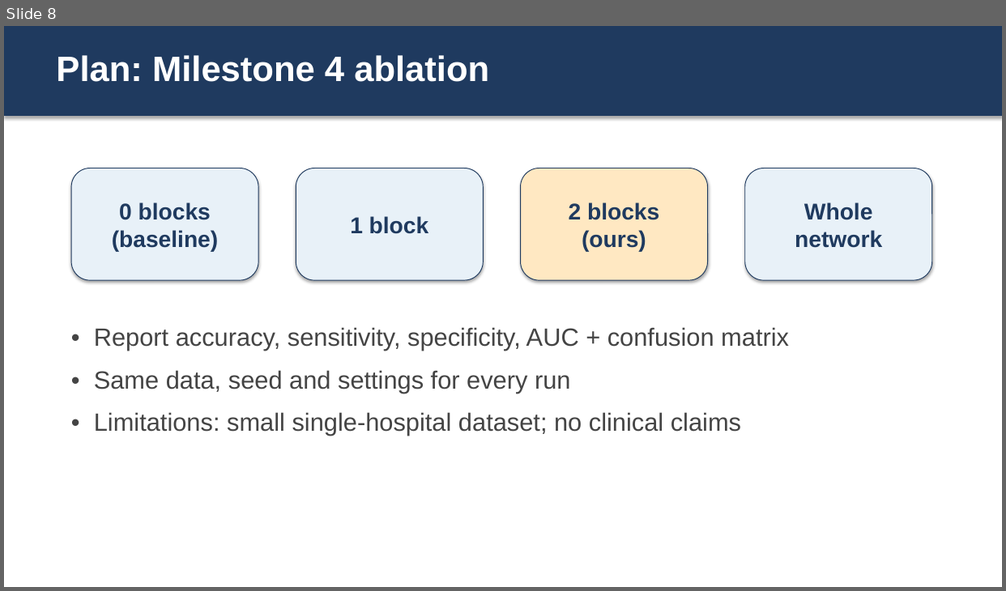
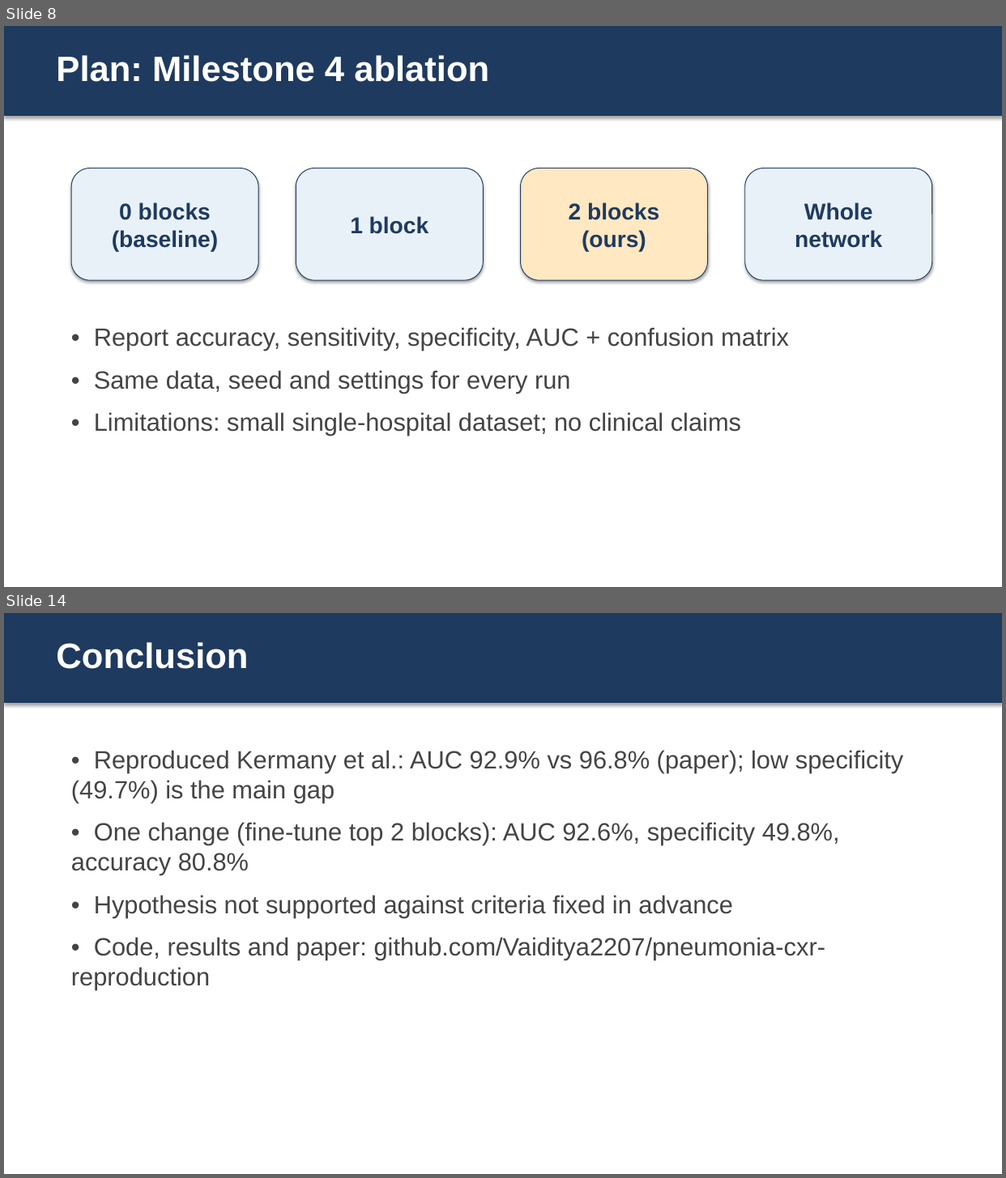
Before and after one commit to Vaiditya2207/pneumonia-cxr-reproduction, a slide deck: milestone3/slides.pptx. Shown one above the other, each under a label of ours: slide 8 before the commit, slides 8 and 14 after it; the slides between them are not shown. The pictures are 1006x591 and 1006x1178 pixels, drawn with LibreOffice and Linux fonts; fonts in the diff are those of the drawing. Boxes give left, top, right and bottom in pixels: in the first picture for what was removed or moved away, otherwise in the second. Text is boxed around its words. In the diff, an @@ line names an element or a change of style, - is before the commit and + after.

Commit message:
Milestone 4 results (executed ablation notebook, corrected chart) and finalised M5 paper, slides, defence Q&A

```diff
--- a/milestone3/slides.pptx
+++ b/milestone3/slides.pptx
@@ slide 14 added at bbox=[4, 613, 1002, 1174], background #FFFFFF @@
@@ rectangle added at bbox=[4, 613, 1002, 703], fill #1F3A5F @@
@@ text added at bbox=[56, 642, 248, 669], 34 pt, text #FFFFFF, bold @@
+Conclusion
@@ text added at bbox=[71, 750, 904, 990], 24 pt, text #444444 @@
+• Reproduced Kermany et al.: AUC 92.9% vs 96.8% (paper); low specificity (49.7%) is the main gap
+• One change (fine-tune top 2 blocks): AUC 92.6%, specificity 49.8%, accuracy 80.8%
+• Hypothesis not supported against criteria fixed in advance
+• Code, results and paper: github.com/Vaiditya2207/pneumonia-cxr-reproduction
```
Also in this commit, not shown: 1 slide changed, 5 other slides added, 13 other files.
